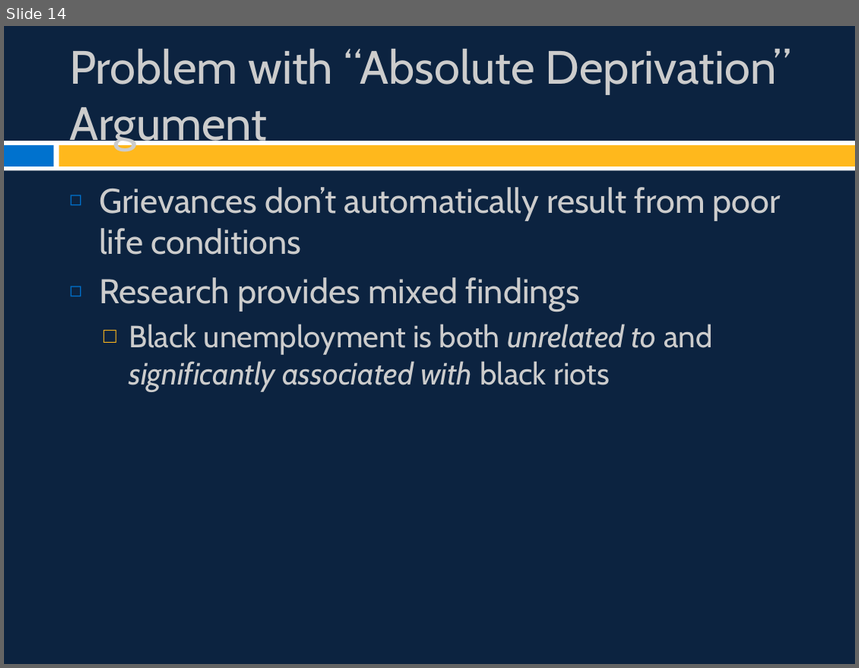
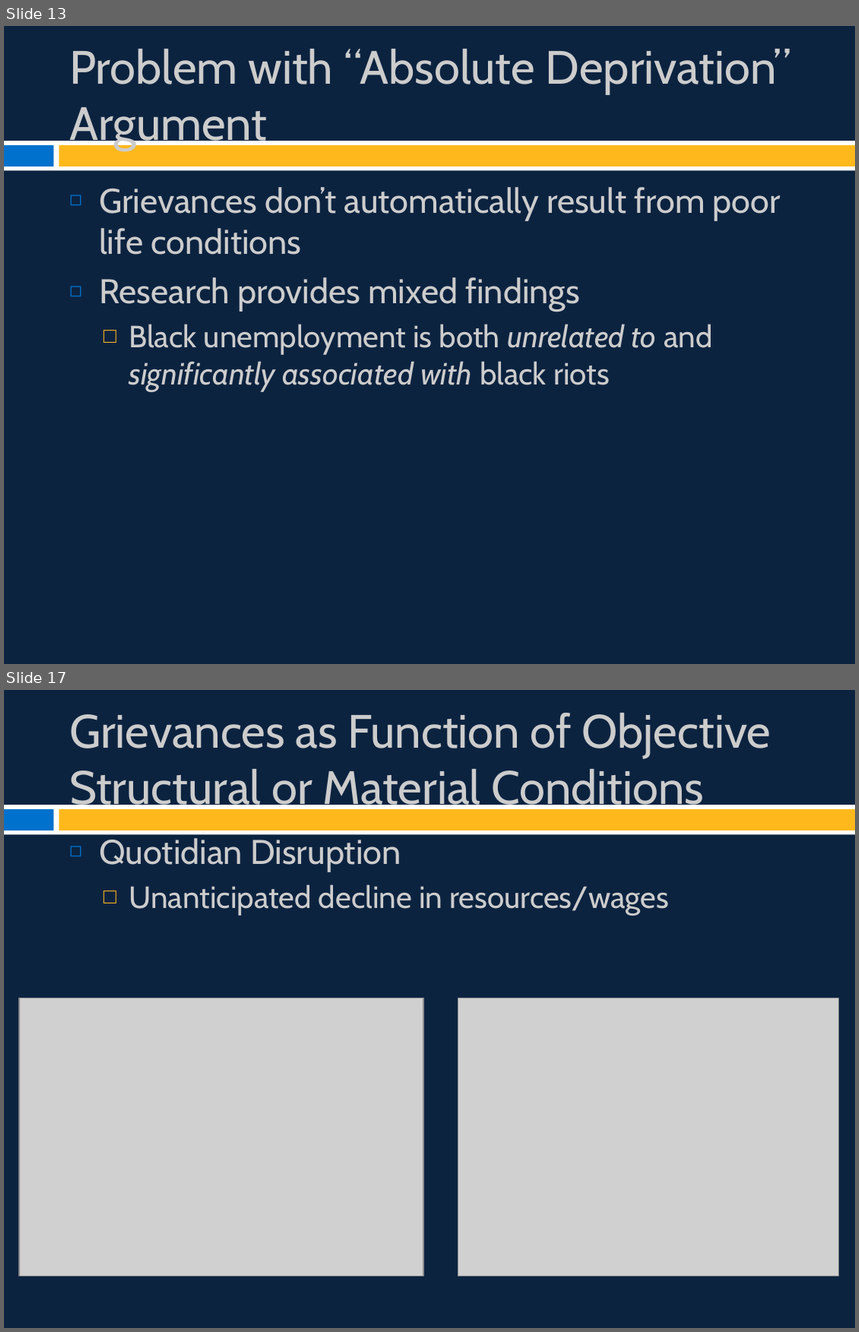
Before and after one commit to burrelvannjr/movements_csuf, a slide deck: ppts/Chapter 2 Slides.pptx. Shown one above the other, each under a label of ours: slide 14 before the commit, slides 13 and 17 after it; the slides between them are not shown. The pictures are 859x668 and 859x1332 pixels, drawn with LibreOffice and Linux fonts; fonts in the diff are those of the drawing; grey boxes stand for pictures. Boxes give left, top, right and bottom in pixels: in the first picture for what was removed or moved away, otherwise in the second. Text is boxed around its words. In the diff, an @@ line names an element or a change of style, - is before the commit and + after.

```diff
--- a/ppts/Chapter 2 Slides.pptx
+++ b/ppts/Chapter 2 Slides.pptx
@@ slide 17 added at (x1=4, y1=690, x2=855, y2=1328), background #0C2340; not listed: 3 template elements that a slide beside it also shows @@
@@ title added at (x1=69, y1=713, x2=772, y2=815), 39.6 pt, text #CCCCCC @@
+Grievances as Function of Objective Structural or Material Conditions
@@ text added at (x1=99, y1=838, x2=669, y2=915), 26 pt, text #CCCCCC @@
+◻ Quotidian Disruption
+  □ Unanticipated decline in resources/wages
@@ picture added at (x1=19, y1=998, x2=424, y2=1276) @@
@@ picture added at (x1=458, y1=998, x2=840, y2=1276) @@
@@ what was slide 14 is now slide 13 @@
```
Also in this commit, not shown: 6 slides changed, 12 other slides added, 1 slide removed, 42 other files.
